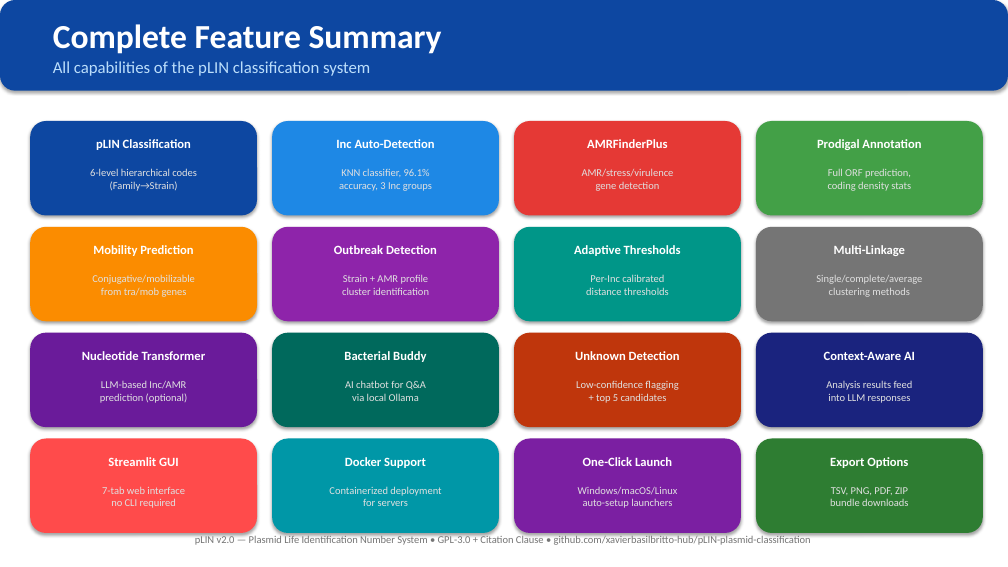
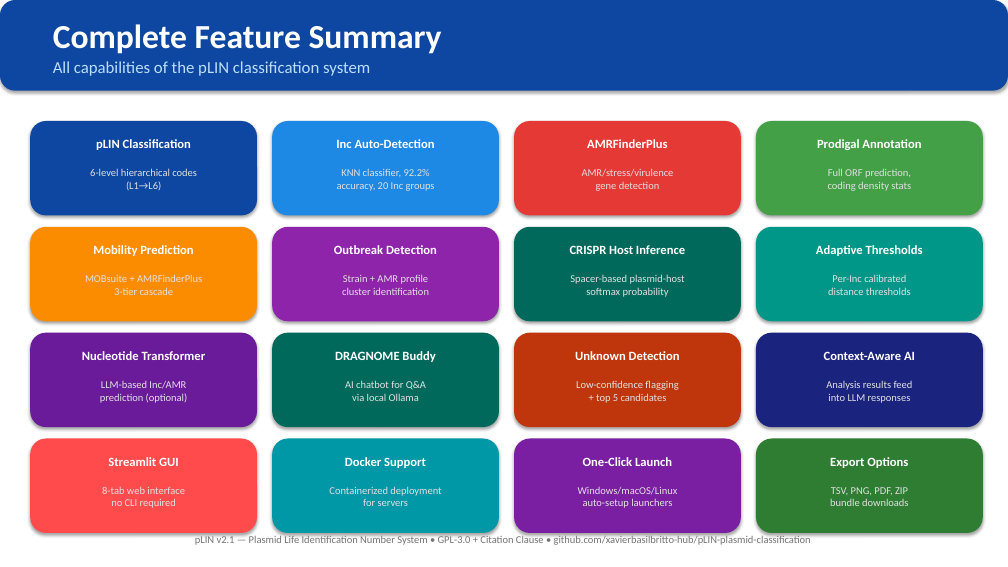
Before and after one commit to xavierbasilbritto-hub/pLIN-plasmid-classification, a slide deck: slide 18 of output/pLIN_Tool_Architecture.pptx (slide 16 before the commit). Drawn at 1008x567 pixels with LibreOffice and Linux fonts; fonts in the diff are those of the drawing. Boxes give left, top, right and bottom in pixels: in the first picture for what was removed or moved away, otherwise in the second. Text is boxed around its words. In the diff, an @@ line names an element or a change of style, - is before the commit and + after.

Commit message:
pLIN v2.1: Phase 1+2 upgrades, manuscript figures, cross-platform installers
- Add 7 Phase 1+2 features to plin_app.py: adaptive calibration, sequence
  length warning, metadata CSV upload, Mash ANI, FastANI, minimap2 SNP
  sub-typing, temporal outbreak clustering
- Expand Inc classifier to 20 groups (6,998 training samples, 92.2% accuracy)
- Add 5 manuscript figures (Figures 8-12): pipeline overview, classification
  system, method comparison, v2.1 upgrades, Inc training performance
- Update manuscript with expanded introduction, v2.1 methods/discussion,
  figure references, and GitHub links
- Add cross-platform install scripts (install_pLIN.sh, install_pLIN.bat)
- Rewrite README with comprehensive installation and usage guides
- Update PowerPoint to 21 slides with L1-L6 naming and new feature slides
- Add reference/ and sequences.fasta to .gitignore (too large for GitHub)

```diff
--- a/output/pLIN_Tool_Architecture.pptx
+++ b/output/pLIN_Tool_Architecture.pptx
@@ text at bbox=[90, 168, 197, 190]: text changed @@
-6-level hierarchical codes
-(Family→Strain)
+6-level hierarchical codes
+(L1→L6)
@@ text at bbox=[337, 169, 435, 191]: text changed @@
-KNN classifier, 96.1%
-accuracy, 3 Inc groups
+KNN classifier, 92.2%
+accuracy, 20 Inc groups
@@ rounded rectangle at bbox=[514, 227, 741, 321]: fill #009688 to #00695C @@
@@ rounded rectangle at bbox=[756, 227, 983, 321]: fill #757575 to #009688 @@
@@ text at bbox=[570, 245, 685, 254]: text changed @@
-Adaptive Thresholds
+CRISPR Host Inference
@@ text at bbox=[816, 245, 923, 256]: text changed @@
-Multi-Linkage
+Adaptive Thresholds
@@ text at bbox=[85, 274, 202, 295]: text changed @@
-Conjugative/mobilizable
-from tra/mob genes
+MOBsuite + AMRFinderPlus
+3-tier cascade
@@ text at bbox=[570, 274, 685, 297]: text changed @@
-Per-Inc calibrated
-distance thresholds
+Spacer-based plasmid-host
+softmax probability
@@ text at bbox=[828, 274, 911, 295]: text changed @@
-Single/complete/average
-clustering methods
+Per-Inc calibrated
+distance thresholds
@@ text at bbox=[335, 351, 435, 362]: text changed @@
-Bacterial Buddy
+DRAGNOME Buddy
@@ text at bbox=[102, 487, 185, 508]: text changed @@
-7-tab web interface
-no CLI required
+8-tab web interface
+no CLI required
@@ text at bbox=[195, 534, 811, 545]: text changed @@
-pLIN v2.0 — Plasmid Life Identification Number System • GPL-3.0 + Citation Clause • github.com/xavierbasilbritto-hub/pLIN-plasmid-classification
+pLIN v2.1 — Plasmid Life Identification Number System • GPL-3.0 + Citation Clause • github.com/xavierbasilbritto-hub/pLIN-plasmid-classification
```
Also in this commit, not shown: 12 other slides changed, 5 slides added, 29 other files.
